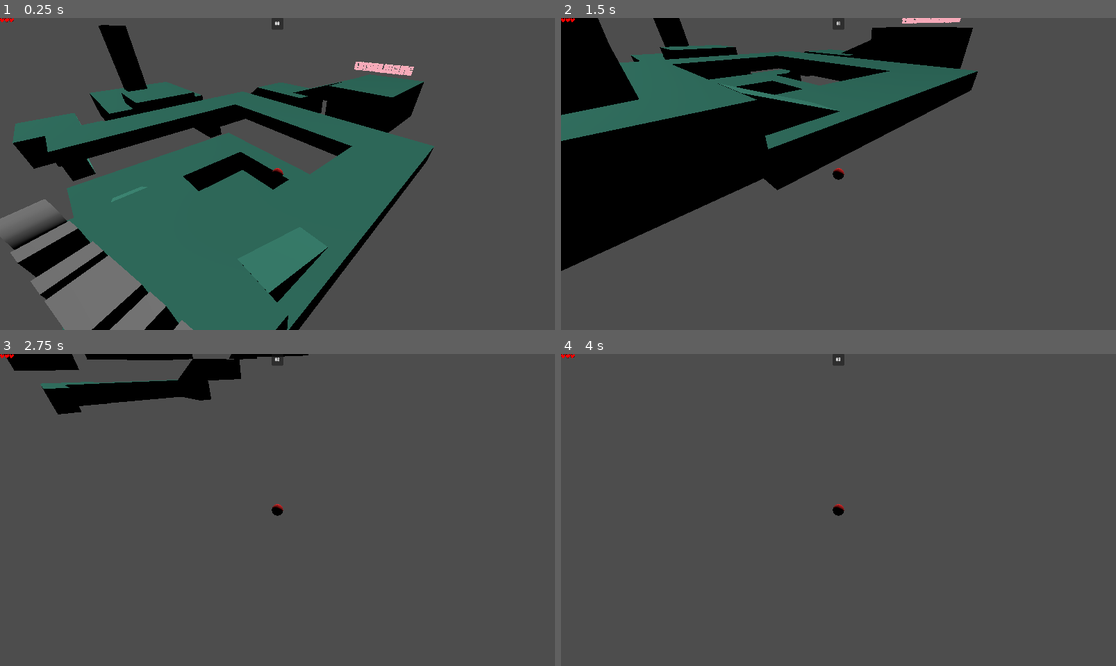
Above: before the commit, frames 1-4 (two rows, left to right).
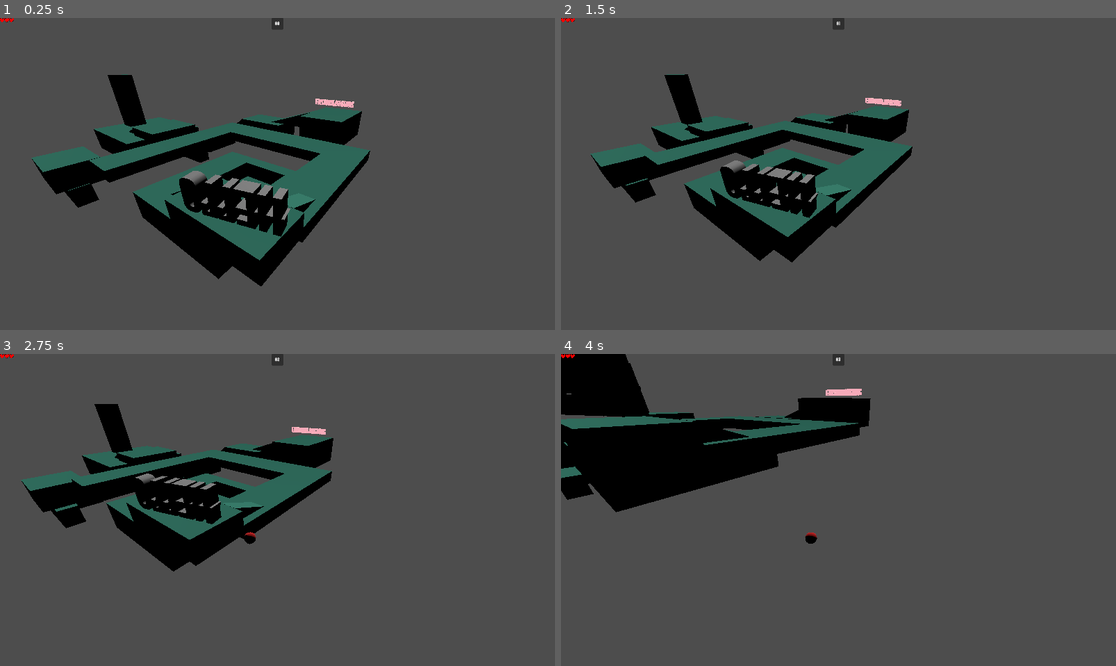
Above: after the commit, the same moments.

Repository: leon-arndt/InnoEngineJam2023
Game: Godot game, scene res://main.tscn
Same seed, same stepped clock (60 frames per second), same inputs: the game is played once before the commit and once after it.
Inputs:
- Up to frame 1 (0.25 s): no input
- Up to frame 2 (1.5 s): hold Right (move_right) 0.53-1.28 s; hold Down (move_backward) from 1.28 s (still down)
- Up to frame 3 (2.75 s): release Down (move_backward) at 2.03 s; hold Right (move_right) from 2.03 s (still down)
- Up to frame 4 (4 s): release Right (move_right) at 2.78 s; hold Up (move_forward) 2.78-3.53 s; hold Left (move_left) from 3.53 s (still down)

The runs differ from the first frame. In frame 1, 43% of the frame differs, in the area x 0-79%, y 2-100%; in frame 2, 36%; in frame 3, 18%; in frame 4, 15%.

Commit message:
added collision to level

Diff:
--- a/PrototypeLevelScene/PrototypeLevel.tscn
+++ b/PrototypeLevelScene/PrototypeLevel.tscn
@@ -1,6 +1,5 @@
-[gd_scene load_steps=9 format=3 uid="uid://c1cca74de7033"]
+[gd_scene load_steps=8 format=3 uid="uid://c1cca74de7033"]
 
-[ext_resource type="ArrayMesh" uid="uid://cumk2yqfn0g87" path="res://Asset/TestCube.obj" id="1_g01g0"]
 [ext_resource type="Material" uid="uid://dgqxbgr3565at" path="res://Asset/Material/BasicGrass.tres" id="2_rjm8n"]
 [ext_resource type="ArrayMesh" uid="uid://dmf85tpbmdbtm" path="res://Asset/Ramp.obj" id="3_116v1"]
 
@@ -33,16 +32,14 @@
 
 [node name="CSGMesh3D" type="CSGMesh3D" parent="."]
 transform = Transform3D(24.1954, 0, 6.2916, 0, 25, 0, -6.2916, 0, 24.1954, -4.11366, 4.29209, -11.7231)
+use_collision = true
 mesh = SubResource("TextMesh_qqefu")
 
 [node name="CSGMesh3D2" type="CSGMesh3D" parent="."]
 transform = Transform3D(-9.98977, 0, -0.452236, 0, 10, 0, 0.452236, 0, -9.98977, 3.88414, 5.63758, 27.7559)
 material_override = SubResource("ORMMaterial3D_7b0ga")
+use_collision = true
 mesh = SubResource("TextMesh_d0b1a")
-
-[node name="testcube" type="MeshInstance3D" parent="."]
-visible = false
-mesh = ExtResource("1_g01g0")
 
 [node name="NavigationRegion3D" type="NavigationRegion3D" parent="."]
 navigation_mesh = SubResource("NavigationMesh_53l04")
@@ -52,80 +49,96 @@
 [node name="CSGBox3D" type="CSGBox3D" parent="NavigationRegion3D/PrototypePlatform"]
 transform = Transform3D(1, 0, 0, 0, 1, 0, 0, 0, 1, -5.18451, 0.129064, 3.4987)
 material_override = ExtResource("2_rjm8n")
+use_collision = true
 size = Vector3(5.98792, 1.75146, 22.269)
 
 [node name="CSGBox3D4" type="CSGBox3D" parent="NavigationRegion3D/PrototypePlatform"]
 transform = Transform3D(1, 0, 0, 0, 1, 0, 0, 0, 1, 21.2352, 0.129064, -2.40788)
 material_override = ExtResource("2_rjm8n")
+use_collision = true
 size = Vector3(5.98792, 1.75146, 22.269)
 
 [node name="CSGBox3D3" type="CSGBox3D" parent="NavigationRegion3D/PrototypePlatform"]
 transform = Transform3D(-4.37114e-08, 0, 1, 0, 1, 0, -1, 0, -4.37114e-08, 10.9518, 0.129064, 11.6345)
 material_override = ExtResource("2_rjm8n")
+use_collision = true
 size = Vector3(5.98792, 1.75146, 26.4597)
 
 [node name="CSGBox3D15" type="CSGBox3D" parent="NavigationRegion3D/PrototypePlatform"]
 transform = Transform3D(-4.37114e-08, 0, 1, 0, 1, 0, -1, 0, -4.37114e-08, 1.86018, 1.87436, 22.3321)
 material_override = ExtResource("2_rjm8n")
+use_collision = true
 size = Vector3(12.4669, 5.24207, 8.43301)
 
 [node name="CSGBox3D2" type="CSGBox3D" parent="NavigationRegion3D/PrototypePlatform"]
 transform = Transform3D(1, 0, 0, 0, 1, 0, 0, 0, 1, -2.59804, 1.29557, -10.4492)
 material_override = ExtResource("2_rjm8n")
+use_collision = true
 size = Vector3(11.1326, 2.58154, 5.63852)
 
 [node name="CSGBox3D5" type="CSGBox3D" parent="NavigationRegion3D/PrototypePlatform"]
 transform = Transform3D(1, 0, 0, 0, 1, 0, 0, 0, 1, 30.8967, -0.0691812, 1.44781)
 material_override = ExtResource("2_rjm8n")
+use_collision = true
 size = Vector3(8.60538, 3.92786, 9.09083)
 
 [node name="CSGBox3D7" type="CSGBox3D" parent="NavigationRegion3D/PrototypePlatform"]
 transform = Transform3D(0.410854, 0, 0, 0, 1, 0, 0, 0, 0.401281, 45.5716, 5.54795, 1.44781)
 material_override = ExtResource("2_rjm8n")
+use_collision = true
 size = Vector3(8.60538, 11.8384, 9.09083)
 
 [node name="CSGBox3D8" type="CSGBox3D" parent="NavigationRegion3D/PrototypePlatform"]
 transform = Transform3D(1.17802, 0, 0, 0, 1, 0, 0, 0, 1.11824, 39.0748, -4.17866, -14.1092)
 material_override = ExtResource("2_rjm8n")
+use_collision = true
 size = Vector3(8.60538, 4.30215, 6.88331)
 
 [node name="CSGBox3D9" type="CSGBox3D" parent="NavigationRegion3D/PrototypePlatform"]
 transform = Transform3D(1.17802, 0, 0, 0, 1, 0, 0, 0, 0.534011, 45.9752, -11.35, -14.1092)
 material_override = ExtResource("2_rjm8n")
+use_collision = true
 size = Vector3(8.60538, 4.30215, 6.88331)
 
 [node name="CSGBox3D10" type="CSGBox3D" parent="NavigationRegion3D/PrototypePlatform"]
 transform = Transform3D(1.17802, 0, 0, 0, 1, 0, 0, 0, 0.534011, 55.9228, -11.35, -10.8646)
 material_override = ExtResource("2_rjm8n")
+use_collision = true
 size = Vector3(8.60538, 4.30215, 19.0349)
 
 [node name="CSGBox3D11" type="CSGBox3D" parent="NavigationRegion3D/PrototypePlatform"]
 transform = Transform3D(1.17802, 0, 0, 0, 1, 0, 0, 0, 0.534011, 53.249, -11.35, 5.3823)
 material_override = ExtResource("2_rjm8n")
+use_collision = true
 size = Vector3(3.0239, 4.30215, 42.8345)
 
 [node name="CSGBox3D12" type="CSGBox3D" parent="NavigationRegion3D/PrototypePlatform"]
 transform = Transform3D(1.17802, 0, 0, 0, 1, 0, 0, 0, 0.534011, 45.4957, -11.35, 15.1075)
 material_override = ExtResource("2_rjm8n")
+use_collision = true
 size = Vector3(10.2913, 4.30215, 6.41137)
 
 [node name="CSGBox3D13" type="CSGBox3D" parent="NavigationRegion3D/PrototypePlatform"]
 transform = Transform3D(1.17802, 0, 0, 0, 1, 0, 0, 0, 0.534011, 36.5188, -6.49711, 18.4843)
 material_override = ExtResource("2_rjm8n")
+use_collision = true
 size = Vector3(5.02368, 4.30215, 19.0583)
 
 [node name="CSGBox3D14" type="CSGBox3D" parent="NavigationRegion3D/PrototypePlatform"]
 transform = Transform3D(1.17802, 0, 0, 0, 1, 0, 0, 0, 0.534011, 20.3059, -1.66436, 23.922)
 material_override = ExtResource("2_rjm8n")
+use_collision = true
 size = Vector3(10.421, 4.44978, 13.8351)
 
 [node name="CSGBox3D6" type="CSGBox3D" parent="NavigationRegion3D/PrototypePlatform"]
 transform = Transform3D(1, 0, 0, 0, 1, 0, 0, 0, 1, 39.6805, -2.20055, 1.413)
 material_override = ExtResource("2_rjm8n")
+use_collision = true
 size = Vector3(18.2451, 4.65726, 15.6664)
 
 [node name="CSGCombiner3D" type="CSGCombiner3D" parent="NavigationRegion3D/PrototypePlatform"]
 material_override = ExtResource("2_rjm8n")
+use_collision = true
 
 [node name="CSGBox3D3" type="CSGBox3D" parent="NavigationRegion3D/PrototypePlatform/CSGCombiner3D"]
 transform = Transform3D(1, 0, 0, 0, 1, 0, 0, 0, 1, 4.35987, -1.87024, -5.17958)
@@ -141,35 +154,42 @@
 
 [node name="Ramp" type="CSGMesh3D" parent="NavigationRegion3D/PrototypePlatform"]
 transform = Transform3D(1, 0, 0, 0, 0.822886, 0, 0, 0, 2.20941, -6.15697, 1.00537, -5.42524)
+use_collision = true
 mesh = ExtResource("3_116v1")
 material = ExtResource("2_rjm8n")
 
 [node name="Ramp2" type="CSGMesh3D" parent="NavigationRegion3D/PrototypePlatform"]
 transform = Transform3D(-4.508e-08, 0, 2.27859, 0, 1.32393, 0, -1.03131, 0, -9.96002e-08, 5.25354, 0.0163711, -9.67855)
+use_collision = true
 mesh = ExtResource("3_116v1")
 material = ExtResource("2_rjm8n")
 
 [node name="Ramp3" type="CSGMesh3D" parent="NavigationRegion3D/PrototypePlatform"]
 transform = Transform3D(-4.508e-08, 0, 2.27859, 0, 0.966238, 0, -1.03131, 0, -9.96002e-08, 37.4486, 0.0163711, -1.53345)
+use_collision = true
 mesh = ExtResource("3_116v1")
 material = ExtResource("2_rjm8n")
 
 [node name="Ramp4" type="CSGMesh3D" parent="NavigationRegion3D/PrototypePlatform"]
 transform = Transform3D(-4.508e-08, 0, 2.27859, 0, 0.966238, 0, -1.03131, 0, -9.96002e-08, 37.4461, 0.0222811, 4.5902)
+use_collision = true
 mesh = ExtResource("3_116v1")
 material = ExtResource("2_rjm8n")
 
 [node name="Ramp5" type="CSGMesh3D" parent="NavigationRegion3D/PrototypePlatform"]
 transform = Transform3D(-7.26315e-08, 0, 6.0311, 0, 2.47498, 0, -1.66162, 0, -2.63628e-07, 45.5163, -9.23349, 15.0933)
+use_collision = true
 mesh = ExtResource("3_116v1")
 material = ExtResource("2_rjm8n")
 
 [node name="Ramp6" type="CSGMesh3D" parent="NavigationRegion3D/PrototypePlatform"]
 transform = Transform3D(-7.26315e-08, 0, 3.56795, 0, 2.47498, 0, -1.66162, 0, -1.5596e-07, 30.0013, -4.29369, 21.8694)
+use_collision = true
 mesh = ExtResource("3_116v1")
 material = ExtResource("2_rjm8n")
 
 [node name="Ramp7" type="CSGMesh3D" parent="NavigationRegion3D/PrototypePlatform"]
 transform = Transform3D(-7.26315e-08, 0, 5.95496, 0, 2.02964, 0, -1.66162, 0, -2.603e-07, 12.0013, 0.532089, 23.8979)
+use_collision = true
 mesh = ExtResource("3_116v1")
 material = ExtResource("2_rjm8n")
--- a/main.tscn
+++ b/main.tscn
@@ -9,6 +9,7 @@
 [node name="UI" parent="." instance=ExtResource("1_en1kt")]
 
 [node name="PlayerAndCamera" parent="." instance=ExtResource("2_ye1pi")]
+transform = Transform3D(1, 0, 0, 0, 1, 0, 0, 0, 1, -4.0509, 2.68835, -9.58199)
 
 [node name="Node3D" parent="." instance=ExtResource("3_as83t")]
 
--- a/scenes/player_and_camera.tscn
+++ b/scenes/player_and_camera.tscn
@@ -8,10 +8,10 @@
 
 [sub_resource type="SphereShape3D" id="SphereShape3D_i4vyp"]
 
-[node name="PlayerAndCamera" type="Node"]
+[node name="PlayerAndCamera" type="Node3D"]
 
 [node name="Player" type="RigidBody3D" parent="."]
-transform = Transform3D(1, 0, 0, 0, 1, 0, 0, 0, 1, 0, 1, 0)
+transform = Transform3D(1, 0, 0, 0, 1, 0, 0, 0, 1, 0, 0.5, 0)
 linear_damp = 1.0
 script = ExtResource("1_ns86o")
 
--- a/testmovement.tscn
+++ b/testmovement.tscn
@@ -1,44 +1,26 @@
-[gd_scene load_steps=6 format=3 uid="uid://doofxeioljq1u"]
+[gd_scene load_steps=3 format=3 uid="uid://doofxeioljq1u"]
 
-[ext_resource type="Script" path="res://PlayerMovement.gd" id="1_mam7h"]
-[ext_resource type="Script" path="res://FollowCamera.gd" id="2_5o42o"]
+[ext_resource type="PackedScene" uid="uid://bf3ycxp5q04g" path="res://scenes/player_and_camera.tscn" id="1_eh5q4"]
 
 [sub_resource type="StandardMaterial3D" id="StandardMaterial3D_elyos"]
 albedo_color = Color(0.376471, 0.992157, 0.905882, 1)
 
-[sub_resource type="StandardMaterial3D" id="StandardMaterial3D_ccvko"]
-albedo_color = Color(0.827451, 0, 0.00392157, 1)
-
-[sub_resource type="SphereShape3D" id="SphereShape3D_i4vyp"]
-
 [node name="Node3D" type="Node3D"]
 
-[node name="CSGBox3D" type="CSGBox3D" parent="."]
+[node name="Node" type="Node" parent="."]
+
+[node name="CSGBox3D" type="CSGBox3D" parent="Node"]
 transform = Transform3D(0.965286, 0.261195, 0, -0.261195, 0.965286, 0, 0, 0, 1, 0.448153, -0.575005, -0.598794)
 material_override = SubResource("StandardMaterial3D_elyos")
 use_collision = true
 size = Vector3(4.39197, 0.269043, 3.56348)
 
-[node name="CSGBox3D2" type="CSGBox3D" parent="."]
+[node name="CSGBox3D2" type="CSGBox3D" parent="Node"]
 transform = Transform3D(1, 0, 0, 0, 1, 0, 0, 0, 1, 11.2496, -1.09818, -6.55748)
 use_collision = true
 size = Vector3(26.0422, 0.269043, 26.0144)
 
-[node name="Player" type="RigidBody3D" parent="."]
-transform = Transform3D(1, 0, 0, 0, 1, 0, 0, 0, 1, 0, 1, 0)
-linear_damp = 1.0
-script = ExtResource("1_mam7h")
+[node name="DirectionalLight3D" type="DirectionalLight3D" parent="Node"]
+transform = Transform3D(1, 0, 0, 0, 0.761493, 0.648173, 0, -0.648173, 0.761493, -0.520785, 1.92182, 2.14922)
 
-[node name="CSGSphere3D" type="CSGSphere3D" parent="Player"]
-material_override = SubResource("StandardMaterial3D_ccvko")
-use_collision = true
-
-[node name="CollisionShape3D" type="CollisionShape3D" parent="Player"]
-shape = SubResource("SphereShape3D_i4vyp")
-
-[node name="Camera3D" type="Camera3D" parent="."]
-transform = Transform3D(1, 0, 0, 0, 0.883627, 0.468192, 0, -0.468192, 0.883627, 0.306936, 4.42407, 3.79149)
-script = ExtResource("2_5o42o")
-
-[node name="DirectionalLight3D" type="DirectionalLight3D" parent="."]
-transform = Transform3D(1, 0, 0, 0, 0.761493, 0.648173, 0, -0.648173, 0.761493, -0.520785, 1.92182, 2.14922)
+[node name="PlayerAndCamera" parent="." instance=ExtResource("1_eh5q4")]
Not shown: 1 places in main.tscn that only renumber resources
